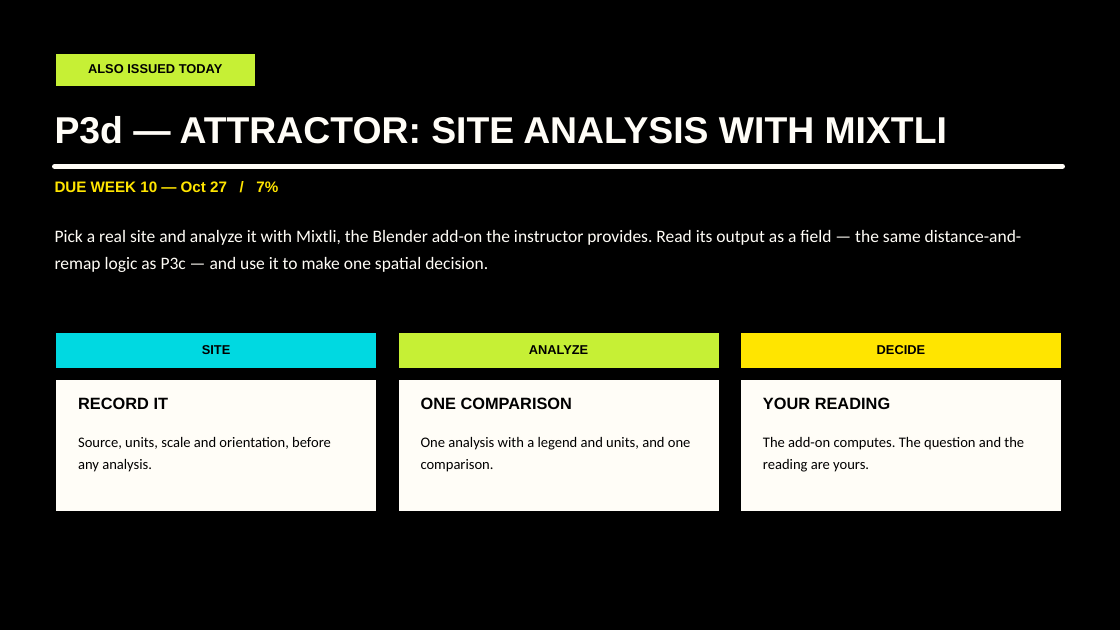
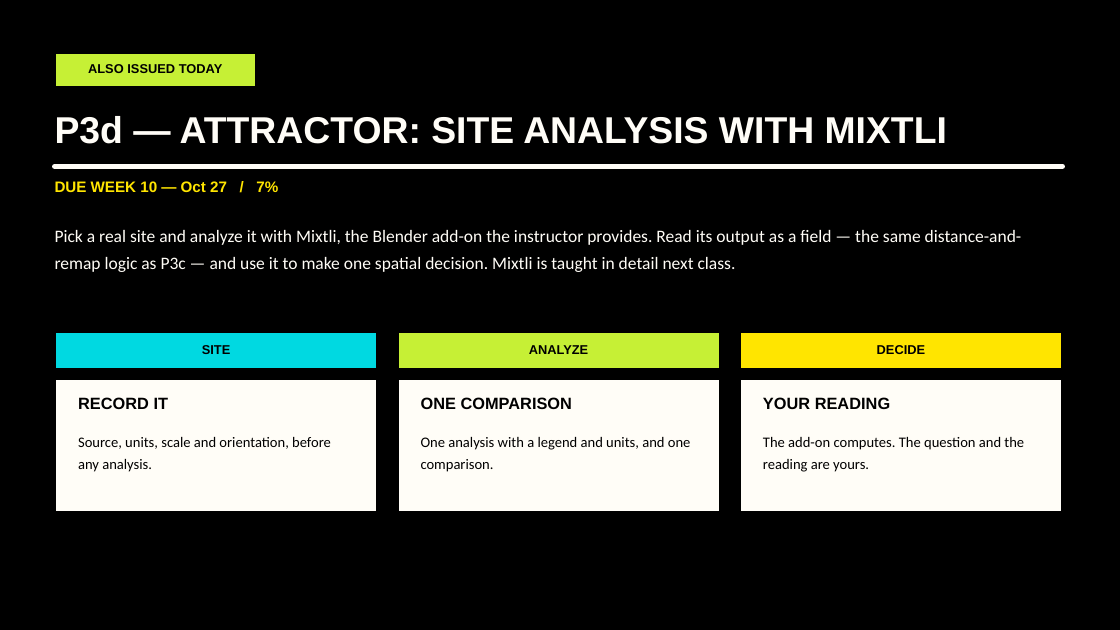
Before and after one commit to luigipacheco/arc3133, a slide deck: slide 11 of slides/ARC3133_Class08.pptx (slide 10 before the commit). Drawn at 1120x630 pixels with LibreOffice and Linux fonts; fonts in the diff are those of the drawing. Boxes give left, top, right and bottom in pixels: in the first picture for what was removed or moved away, otherwise in the second. Text is boxed around its words. In the diff, an @@ line names an element or a change of style, - is before the commit and + after.

```diff
--- a/slides/ARC3133_Class08.pptx
+++ b/slides/ARC3133_Class08.pptx
@@ text at (55,230,1022,272): text changed @@
-Pick a real site and analyze it with Mixtli, the Blender add-on the instructor provides. Read its output as a field — the same distance-and-remap logic as P3c — and use it to make one spatial decision.
+Pick a real site and analyze it with Mixtli, the Blender add-on the instructor provides. Read its output as a field — the same distance-and-remap logic as P3c — and use it to make one spatial decision. Mixtli is taught in detail next class.
```
Also in this commit, not shown: 5 other slides changed, 2 slides added, 1 slide removed, 10 other files.
